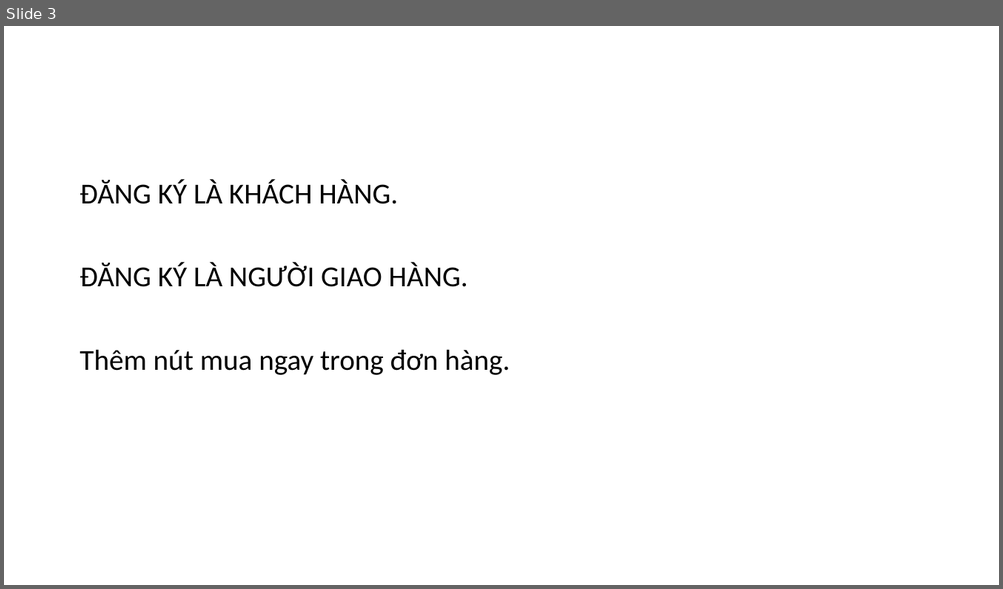
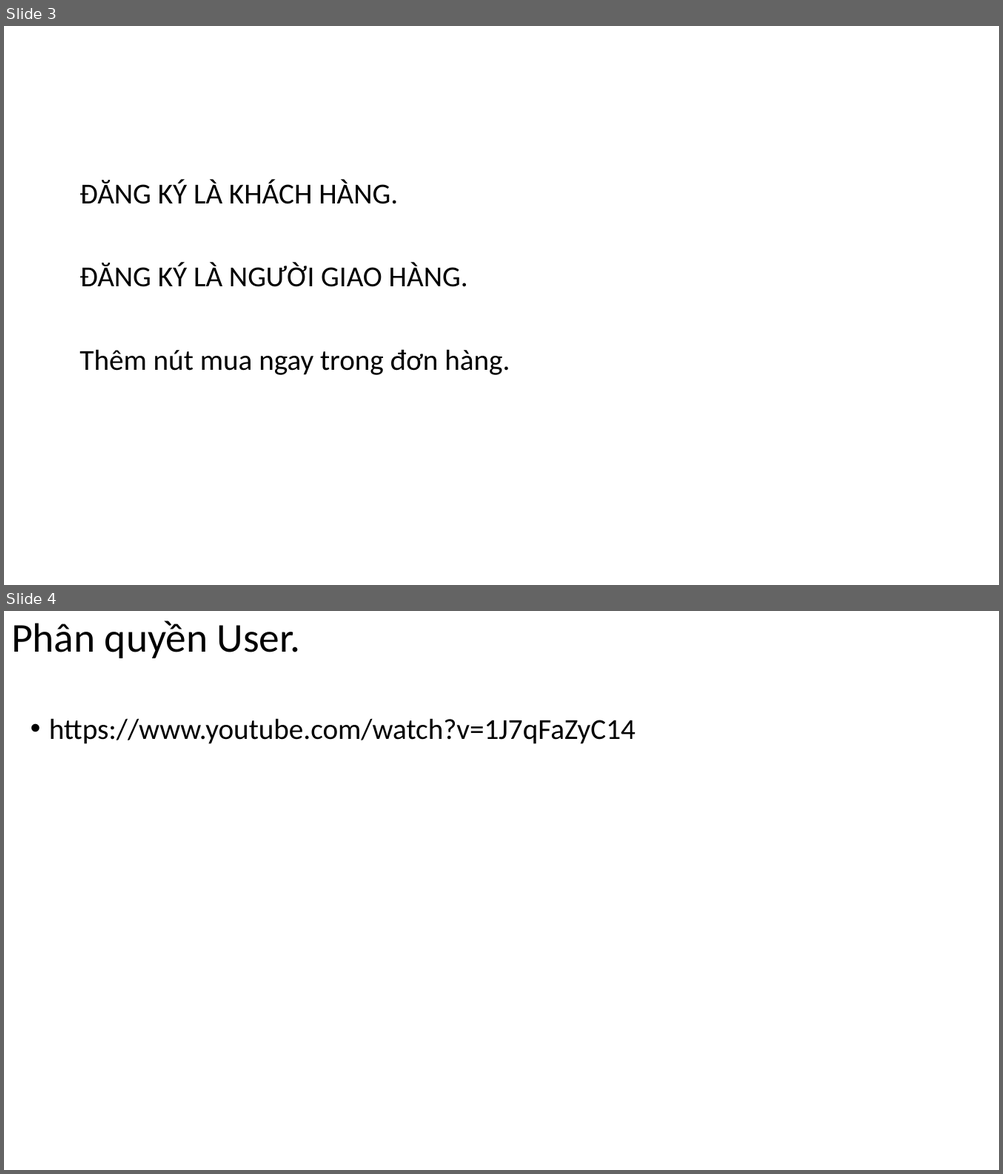
Before and after one commit to DangVanDoan05/WordPress, a slide deck: Quản trị người dùng sử dụng trang website, quản trị đơn hàng.pptx. Shown one above the other, each under a label of ours: slide 3 before the commit, slides 3 and 4 after it. The pictures are 1003x589 and 1003x1174 pixels, drawn with LibreOffice and Linux fonts; fonts in the diff are those of the drawing. Boxes give left, top, right and bottom in pixels: in the first picture for what was removed or moved away, otherwise in the second. Text is boxed around its words. In the diff, an @@ line names an element or a change of style, - is before the commit and + after.

```diff
--- a/Quản trị người dùng sử dụng trang website, quản trị đơn hàng.pptx
+++ b/Quản trị người dùng sử dụng trang website, quản trị đơn hàng.pptx
@@ slide 4 added at box(4, 611, 999, 1170), background #FFFFFF @@
@@ title added at box(11, 621, 300, 658), 39.6 pt, text #000000 @@
+Phân quyền User.
@@ text added at box(49, 718, 635, 744), 28 pt, text #000000 @@
+• https://www.youtube.com/watch?v=1J7qFaZyC14
```
Also in this commit, not shown: 1 other slide added, 1 slide removed, 4 other files.
